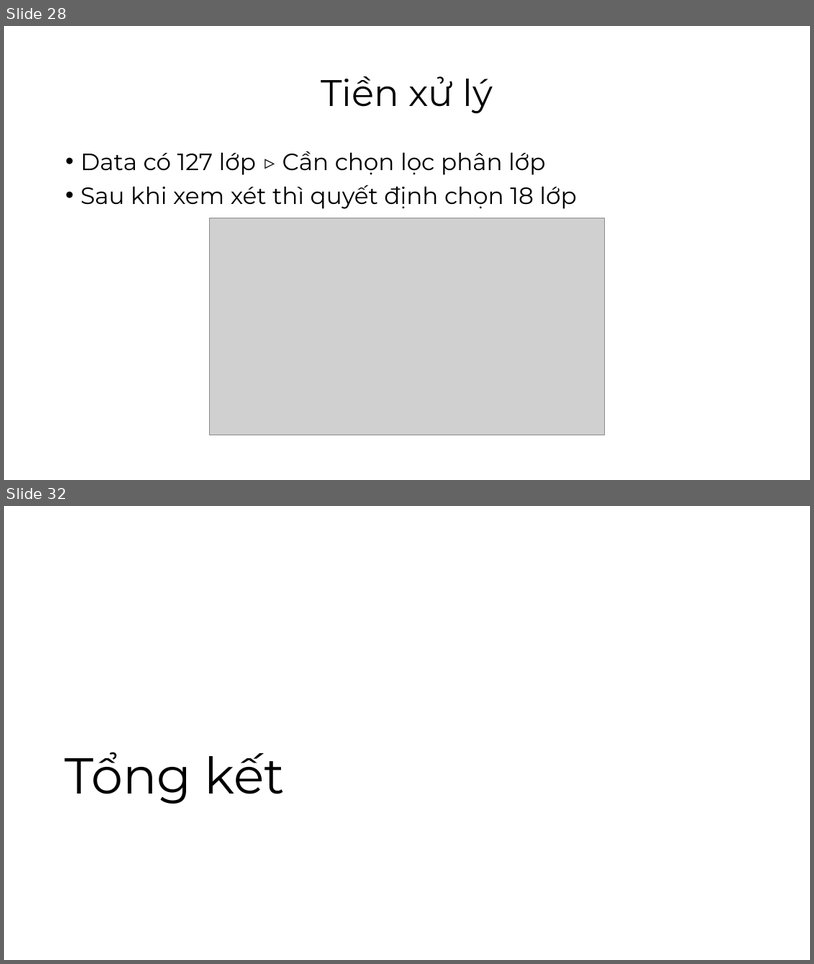
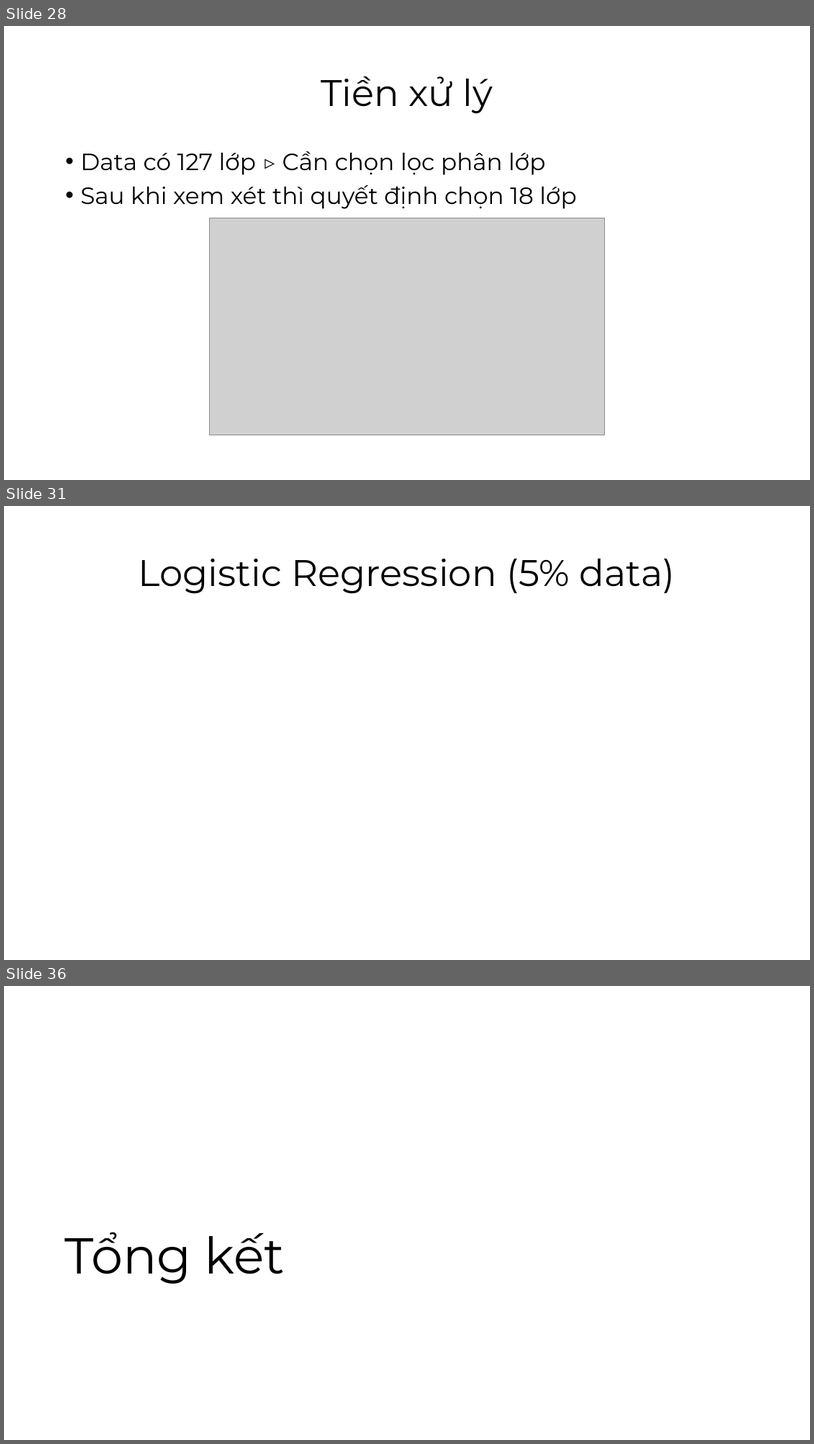
Before and after one commit to vlozg/DoAn_CuoiKy_DataScience, a slide deck: Slide.pptx. Shown one above the other, each under a label of ours: slides 28 and 32 before the commit, slides 28, 31 and 36 after it; the slides between them are not shown. The pictures are 814x964 and 814x1444 pixels, drawn with LibreOffice and Linux fonts; fonts in the diff are those of the drawing; grey boxes stand for pictures. Boxes give left, top, right and bottom in pixels: in the first picture for what was removed or moved away, otherwise in the second. Text is boxed around its words. In the diff, an @@ line names an element or a change of style, - is before the commit and + after.

```diff
--- a/Slide.pptx
+++ b/Slide.pptx
@@ slide 31 added at [4, 506, 810, 960], background #FFFFFF @@
@@ title added at [138, 559, 676, 594], 44 pt, text #000000 @@
+Logistic Regression (5% data)
@@ what was slide 32 is now slide 36 @@
```
Also in this commit, not shown: 6 slides changed, 7 other slides added, 2 slides removed, 1 other file.
